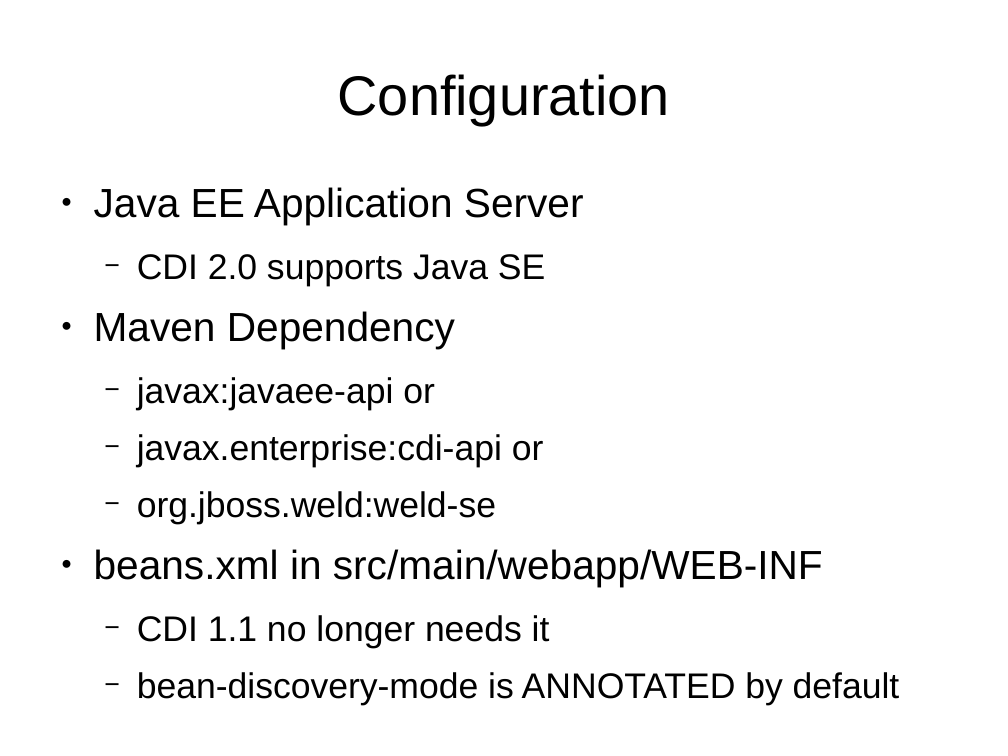
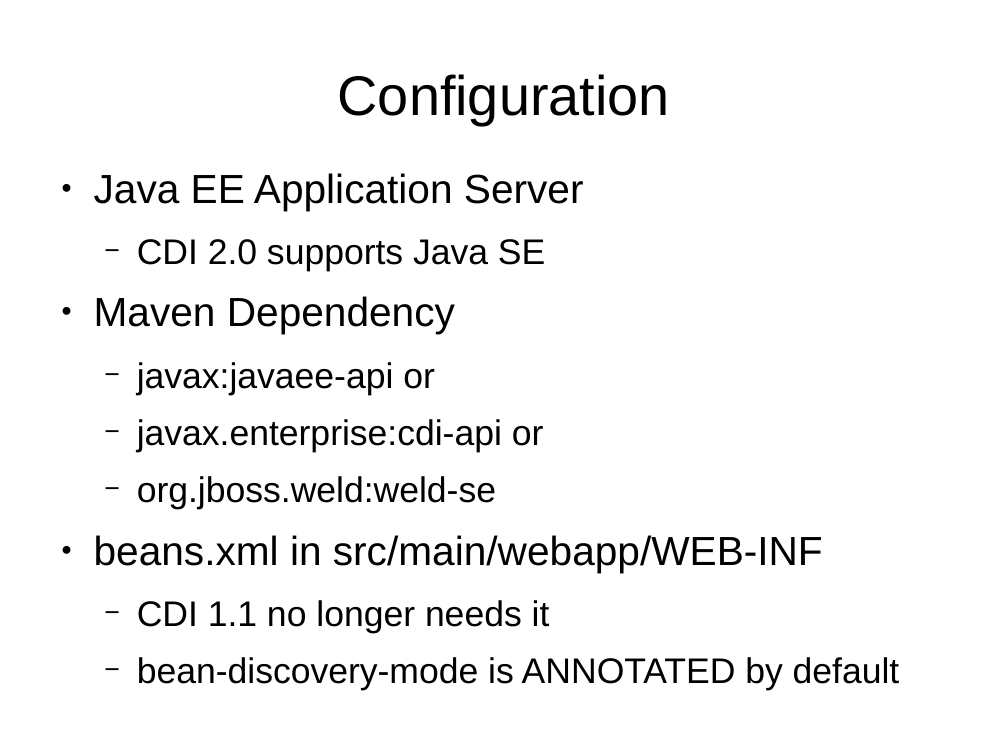
Before and after one commit to FrigoCoder/CDI, a slide deck: slide 6 of CDI.odp. Drawn at 1008x756 pixels with LibreOffice and Linux fonts; fonts in the diff are those of the drawing. Boxes give left, top, right and bottom in pixels: in the first picture for what was removed or moved away, otherwise in the second. Text is boxed around its words. In the diff, an @@ line names an element or a change of style, - is before the commit and + after.

```diff
--- a/CDI.odp
+++ b/CDI.odp
@@ text "Java EE Application Server" at bbox=[94, 173, 900, 691]: vertical alignment top to middle @@
```
Also in this commit, not shown: 10 other slides changed, 10 slides added, 9 other files.
